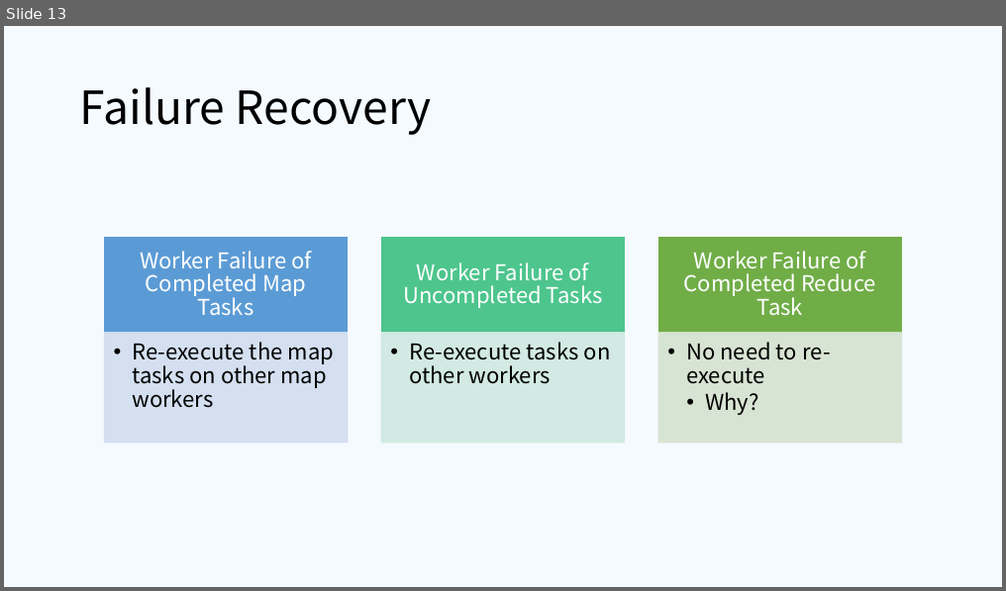
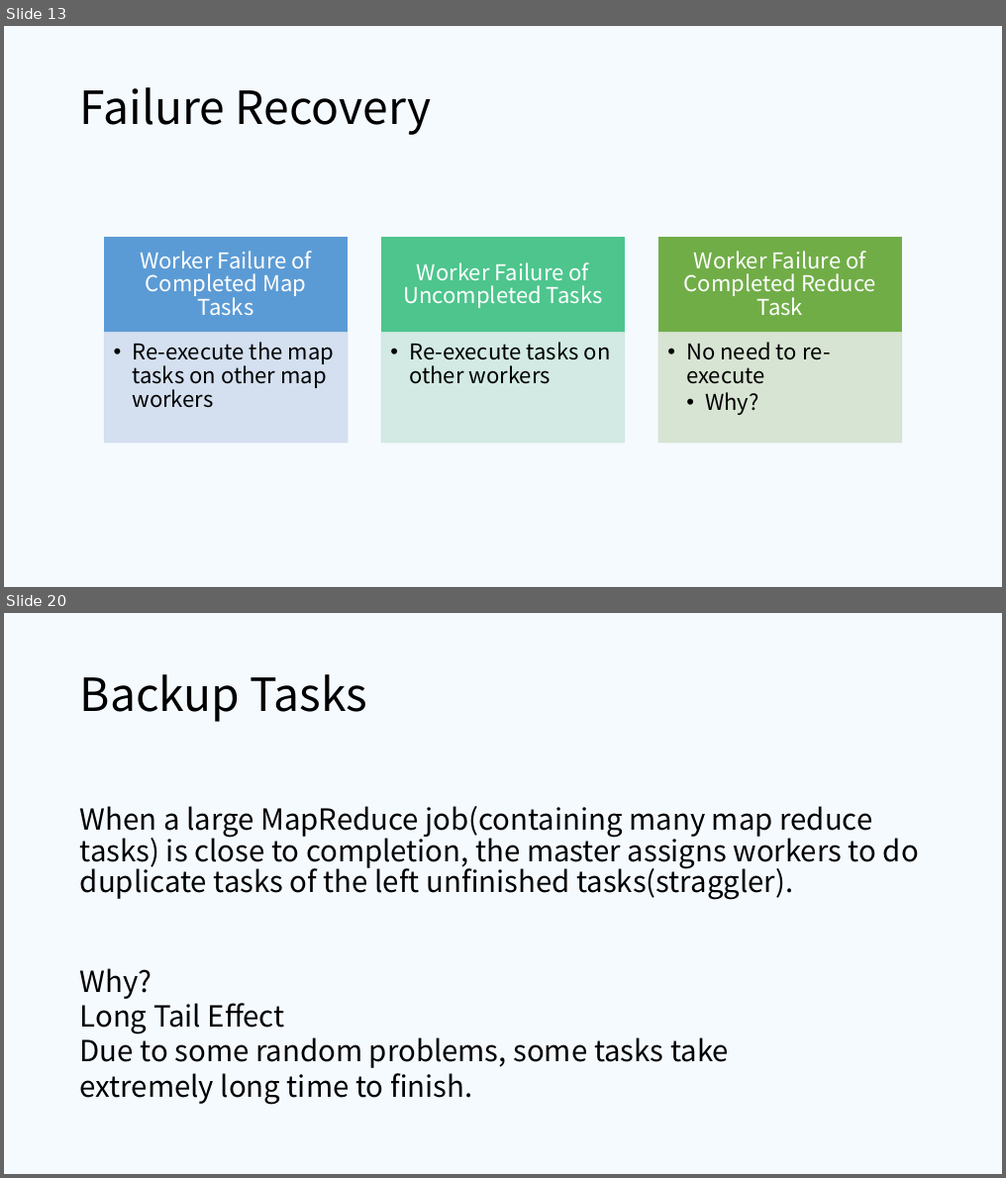
Before and after one commit to ifsheldon/OSLearning, a slide deck: project/MapReduce/pre.pptx. Shown one above the other, each under a label of ours: slide 13 before the commit, slides 13 and 20 after it; the slides between them are not shown. The pictures are 1006x591 and 1006x1178 pixels, drawn with LibreOffice and Linux fonts; fonts in the diff are those of the drawing. Boxes give left, top, right and bottom in pixels: in the first picture for what was removed or moved away, otherwise in the second. Text is boxed around its words. In the diff, an @@ line names an element or a change of style, - is before the commit and + after.

Commit message:
MapReduce pre

```diff
--- a/project/MapReduce/pre.pptx
+++ b/project/MapReduce/pre.pptx
@@ slide 20 added at bbox=[4, 613, 1002, 1174], background #F5FAFF @@
@@ title added at bbox=[80, 674, 368, 722], 44 pt, text #000000 @@
+Backup Tasks
@@ text added at bbox=[80, 806, 919, 900], 28 pt, text #000000 @@
+When a large MapReduce job(containing many map reduce tasks) is close to completion, the master assigns workers to do duplicate tasks of the left unfinished tasks(straggler).
@@ text added at bbox=[80, 968, 729, 1105], 28 pt, text #000000 @@
+Why?
+Long Tail Effect
+Due to some random problems, some tasks take extremely long time to finish.
```
Also in this commit, not shown: 11 slides changed, 8 other slides added, 6 slides removed, 1 other file.
